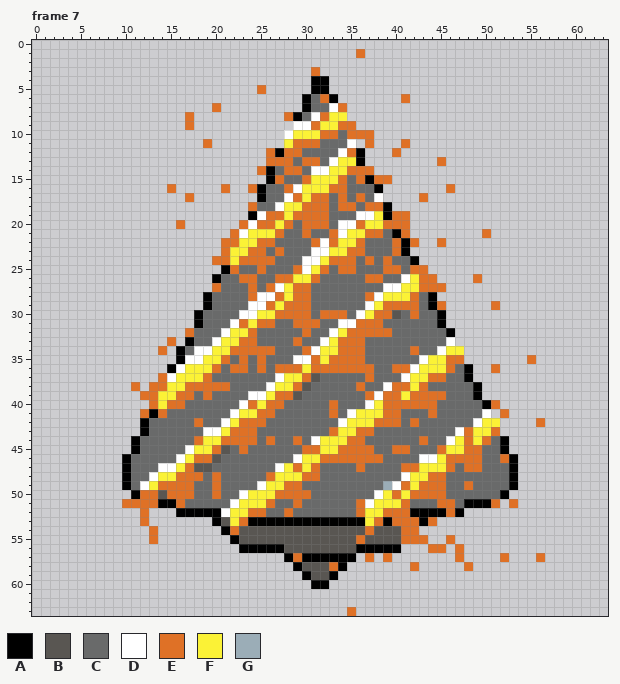
A pixel-art file gets an edit: assets/aseprite_files/drill_animation01.aseprite. This is how it looked before the edit.
64x64 pixels, 9 frames. Shown: frame 7. The commit also changed other frames, which this record leaves out.
Palette (. is transparent): A #000000  B #595652  C #696a6a  D #ffffff  E #df7126  F #fbf236  G #9badb7
Pixels before, frame 7 (only the part around the change), first column x 5:
 0 ...........................................................
 1 ...............................E...........................
 2 ...........................................................
 3 ..........................E................................
 4 ..........................AA...............................
 5 ....................E.....AA...............................
 6 .........................ACEA.......E......................
 7 ...............E.........ACCDE.............................
 8 ............E..........EACDEFF.............................
 9 ............E...........DDEFFEE............................
10 .......................DFFFEECEEE..........................
11 ..............E........FEEECCCD.E...E......................
12 .....................EAEECCCCDEA...E.......................
13 .....................EEECEECDFFA........E..................
14 ....................EACEECDDFFEEE..........................
15 .....................AECCEFFFECEAEE........................
16 ..........E.....E..EACCEDFFFEECCCA.......E.................
17 ............E.......ACCDEFEECECECD....E....................
18 ...................ECCDFFEEECEECEEA........................
19 ...................ADEEFEEEECCCDDFAEE......................
20 ...........E......EDEEFECEEECDDEFFEEE......................
21 .................EDFFFECCECCEDFFEECAE........E.............
22 ................EEFFEECCCCEDEFFECCCEAE..E..................
23 ................EFFEECECCCDDFFEECCCEA......................
24 ...............EEFEEEECCCDDFEEECECECCA.....................
25 ................AECCECCCEDFECEECCCEECEE....................
26 ...............ACCEECCEEFFECCCCCEECCDFEE....E..............
27 ...............ECCCECEDFEECCCCCCCCDDFFEEE..................
28 ..............ACCCCEDDEFEECCCCCCEDFFFECA...................
29 ..............ACCCCDDEFEEECCCCCCDFEEEECAE.....E............
30 .............ACCCCDDFFEEEECEEECDFEEBCECCA..................
31 .............ACCCDEFEECCEEECCDDEEECCCCCCA..................
32 ............ECCCDFFECCCCCECCDFEEEEECCCCCCA.................
33 ..........E.ACCDFFEECCCCECCDFEEECCCCCCCCCD.................
34 .........E.ACDDFFEEEEECCCEDFFEEECCCCCECCDFF................
35 ...........ADDFFECECECCCDDEFEEEECCCCCCDFFEE.......E........
36 ..........ADFFFECEECECEEEFEEEEEEECCEEDFFFECA..E............
37 .........EDFFFECCCCCCCDFFEBCCCCCECCCDFFEECCA...............
38 ......E.EEFFEEEEECCCCDFFEBCCCCCECCDEEFECCCCCA..............
39 .......EEFFEECECCCCDDFEEBCCCCCCCEDEEFEEEECCCA..............
40 ........EFEECCCCCCDEFEECCCCCECCCDFEEEEEECCCCCAE............
41 .......EAECCCCCCCDFFEECCCCCCECDFFFEECCCECCCCCD.E...........
42 .......ACCCCCECCDFEEECCCCCCCCDFFFEEECECCCCCCDFF....E.......
43 .......ACCCCCCDDFEEECCCCCCCCEFFEECCCCCCCCCDEFFE............
44 ......ACCCCCCEFFEEEECECCECDFFFEECCCCCCECCDFEFECA...........
45 ......ACCCCCDFFEBCECCCCCCEEFFEEEECCEECCCEFFEECCA...........
46 .....ACCCCCDFEEBCCCCCCCCDFFEEEEEEECCCCDDFEEEECCEA..........
47 .....ACCCDDFEBBCCCCCCCDFEFECCCCECCCCEEFFFECEECCCA..........
48 .....ACCDFFEEECECCCCCEFFFEECCCCCCCCCDFFEECCCCCCCA..........
49 .....ACDFEEEECCECCCCDFFEECCCCCCCCCGDEFEEECCECCCCA..........
50 ......AEEBEEECCECCDFFFEEEECCCCCCCDFEFEEEECCCCCCA...........
51 .....EEEEAAECCCCCDFFFECCECCCCCCEDFFFECCCEECAAAE.E..........
52 .......E...AAAAADFFEECCECCCCCCCEFFEEEAAAAEA................
53 .......E.......ABFEAAAAAAAAAAAAAFEAEEEAE...................
54 ........E.......AEBBBBBBBBBBBBBBEBBBEE.....................
55 ........E........ABBBBBBBBBBBBBEBBBBEEE..E.................
56 ..................AAAAABBBBBBBBAAAAA...EE.E................
57 .......................AEAAAAAA.E.E.......E....E...E.......
58 ........................ABBBEA.......E.....E...............
59 .........................ABBA..............................
60 ..........................AA...............................
61 ...........................................................
62 ...........................................................
63 ..............................E............................
After the commit:
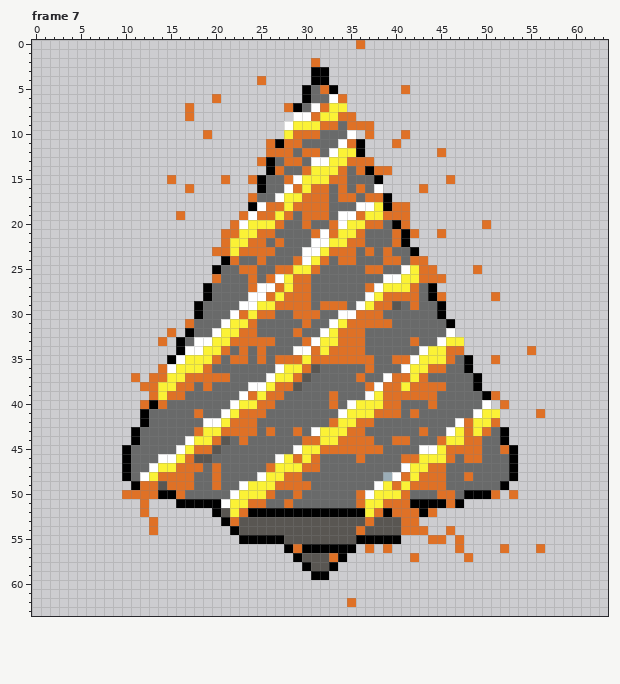
Message: Adding surface ship animation
Changes in this commit:
Changed rows in their new state; - is an unchanged pixel.
Frame 7:
first column x 10:
 0 --------------------------E--------------------
 1 --------------------------.--------------------
 2 ---------------------E-------------------------
 3 ---------------------AA------------------------
 4 ---------------E-------------------------------
 5 ---------------.----ACEA-------E---------------
 6 ----------E-----------CDE------.---------------
 7 -------E--.-------EACDEFF----------------------
 8 ------------------.DDEF-EE---------------------
 9 -------.----------DFFFEEC-EE-------------------
10 ---------E--------FEEECC-D.----E---------------
11 ---------.------EAE-CC--DEA.--E.---------------
12 -----------------E-CEE-DFF----.----E-----------
13 ---------------EAC-ECDDF-EEE-------.-----------
14 ---------------.-ECCEFF-EC-AEE-----------------
15 -----E-----E--EACCEDF--E--CCA.------E----------
16 -----.-E---.--.---DE-EEC--E-D----E--.----------
17 -------.------EC-DFFE----ECEEA---.-------------
18 --------------ADEE-E----CCDDF-EE---------------
19 ------E------EDE-FEC----DDEF-E-----------------
20 ------.-----EDFFFEC--CCE-FFEECA---------E------
21 -----------E-F-EEC--CED-F-ECC-EAE--E----.------
22 ------------F-E-CE---D-F-E------.--.-----------
23 ----------E--E--EC--D-FEE-CE-ECCA--------------
24 ----------.AECC-C--E-FEC---C--E-EE-------------
25 ----------ACCEEC-EEFFEC-CC-EECCDF-E----E-------
26 ----------E--C--EDFEEC-----CCDDF---E---.-------
27 ---------AC----DDE---------EDFF-ECA.-----------
28 --------------D-EFE--------DFEEE---E-----E-----
29 --------AC---D-FFE----EEE-DFE-BC--CA-----.-----
30 ------------DEFEECC--ECCDDEE-CC-C--------------
31 -------EC--DFFECC--C-C-DFE---E-----CA----------
32 -----E-A--DF-E-----EC-DFE--CCC------D----------
33 ----E.ACDDF-E--EE--CEDF---------E--DFF---------
34 ----.--D-F-EC-C-C--DDE-E--------CDFFEE-------E-
35 -----ADFF-ECE----EEEF-E----E--EEDF---CA--E---.-
36 ----EDF--EC-CC-C-DFFEBCCCCC---CDF-EEC----.-----
37 -E-E-F-EE-EE----DF-EBC----EC-DEE-ECC--CA-------
38 -.E-F-E-C-CC--DDFEEBC-----CEDE-FE-EE-----------
39 --.--E-C-C---DEFE-CC---E---DF--E---C---CAE-----
40 --EAECC-----DFFE-C-------DFF---CCC------D.E----
41 --ACC---E--DFEE-C------CDF--E---E-C----DFF.---E
42 --------CDDFE--C-------EF-EECCC-C----DEF-E----.
43 -AC-----EFFE----E--E-DFF-E-C-----E--DF--ECA----
44 -------DF-EBC-C-C--CEE--E--E--EE-C-EF--EC------
45 AC----DFEEBC-C-----DFFEE----E-CC-DDFEE----EA---
46 ----DDFEBBC------DFE-ECCCC-CC--EEFF--C----C----
47 ---DFFE-ECE-----EF-FE-----C----DF-EEC-CC-------
48 --DFEE--C------DF-EECC-------GDE-E----E--------
49 .AEEB--------DFF-E--E-------DFEFE-----C---A.---
50 EE--AA-C--C-DF--ECC-C-----EDF-FECCC-E-AAAE.E---
51 ..-...AAAAADF-EEC-EC-------F-EE-AAAA-A....-.---
52 ------....-B-EAAAAAAAAAAAAA-EA--E-E...---------
53 --.E------.AEBBBBBBBBBBBBBBEBBB--..------------
54 -----------.A-------------EB-----E--E----------
55 ---.--------.AAAAA--------AAAAA...EE.E---------
56 -------------.....AEAAAAAA.E.E.---..------E---E
57 ------------------.ABBBE-.-.-.--E----.E---.---.
58 -------------------.A--A.-------.-----.--------
59 --------------------.AA.-----------------------
60 ---------------------..------------------------
62 -------------------------E---------------------
63 -------------------------.---------------------
Where, in picture pixels (left, top, right, bottom), the same in both pictures:
changed: (122, 40, 545, 616)
